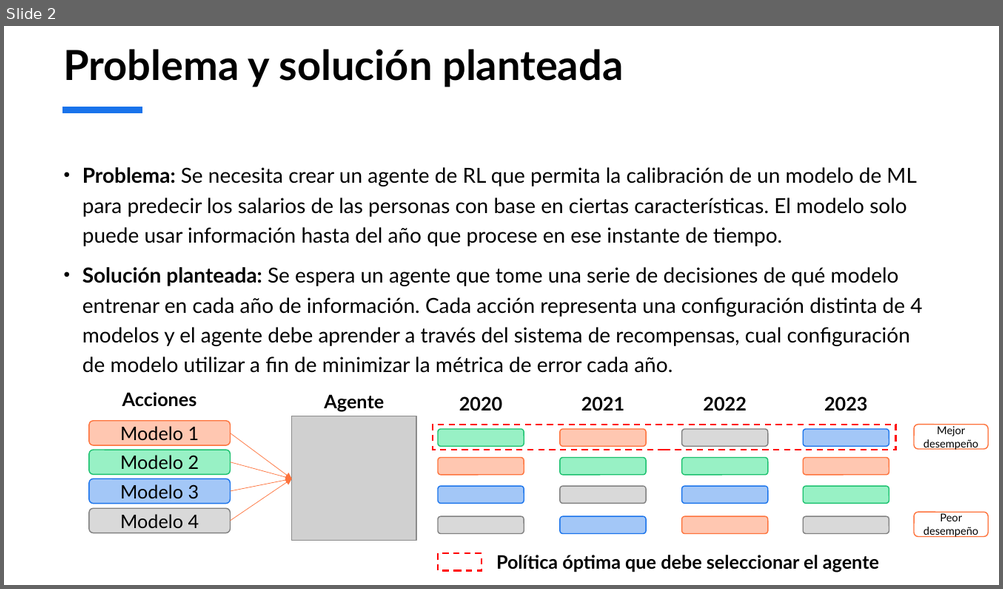
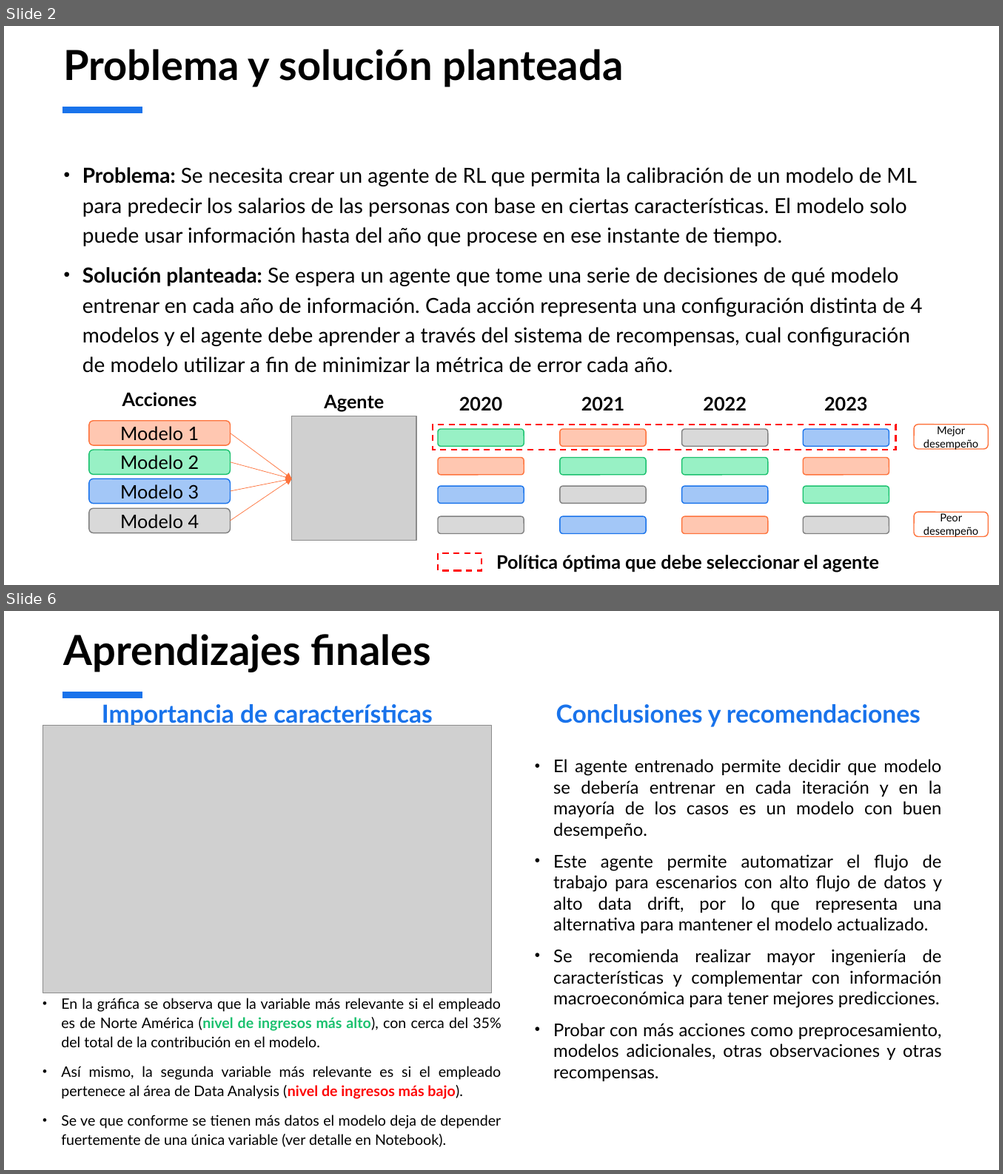
Before and after one commit to jhonp19958/bdb_technical_test, a slide deck: Prueba Técnica proceso de selección Banco de Bogotá.pptx. Shown one above the other, each under a label of ours: slide 2 before the commit, slides 2 and 6 after it; the slides between them are not shown. The pictures are 1003x589 and 1003x1174 pixels, drawn with LibreOffice and Linux fonts; fonts in the diff are those of the drawing; grey boxes stand for pictures. Boxes give left, top, right and bottom in pixels: in the first picture for what was removed or moved away, otherwise in the second. Text is boxed around its words. In the diff, an @@ line names an element or a change of style, - is before the commit and + after.

```diff
--- a/Prueba Técnica proceso de selección Banco de Bogotá.pptx
+++ b/Prueba Técnica proceso de selección Banco de Bogotá.pptx
@@ slide 6 added at <box>4,611,999,1170</box>, background #FFFFFF; not listed: 1 template element that a slide beside it also shows @@
@@ title added at <box>64,634,431,672</box>, 40 pt, text #000000, bold @@
+Aprendizajes finales
@@ rounded rectangle added at <box>57,701,478,726</box>, 24 pt, text #1973EB, bold @@
+Importancia de características
@@ text added at <box>556,704,920,727</box>, 24 pt, text #1973EB, bold @@
+Conclusiones y recomendaciones
@@ picture added at <box>42,726,492,994</box> @@
@@ text added at <box>553,759,942,1082</box>, 17 pt, text #000000 @@
+• El agente entrenado permite decidir que modelo se debería entrenar en cada iteración y en la mayoría de los casos es un modelo con buen desempeño.
+• Este agente permite automatizar el flujo de trabajo para escenarios con alto flujo de datos y alto data drift, por lo que representa una alternativa para mantener el modelo actualizado.
+• Se recomienda realizar mayor ingeniería de características y complementar con información macroeconómica para tener mejores predicciones.
+• Probar con más acciones como preprocesamiento, modelos adicionales, otras observaciones y otras recompensas.
@@ text added at <box>61,998,501,1147</box>, 14 pt, text #000000 @@
+• En la gráfica se observa que la variable más relevante si el empleado es de Norte América (nivel de ingresos más alto), con cerca del 35% del total de la contribución en el modelo.
+• Así mismo, la segunda variable más relevante es si el empleado pertenece al área de Data Analysis (nivel de ingresos más bajo).
+• Se ve que conforme se tienen más datos el modelo deja de depender fuertemente de una única variable (ver detalle en Notebook).
```
Also in this commit, not shown: 2 slides changed, 1 other slide added, 2 slides removed, 9 other files.
